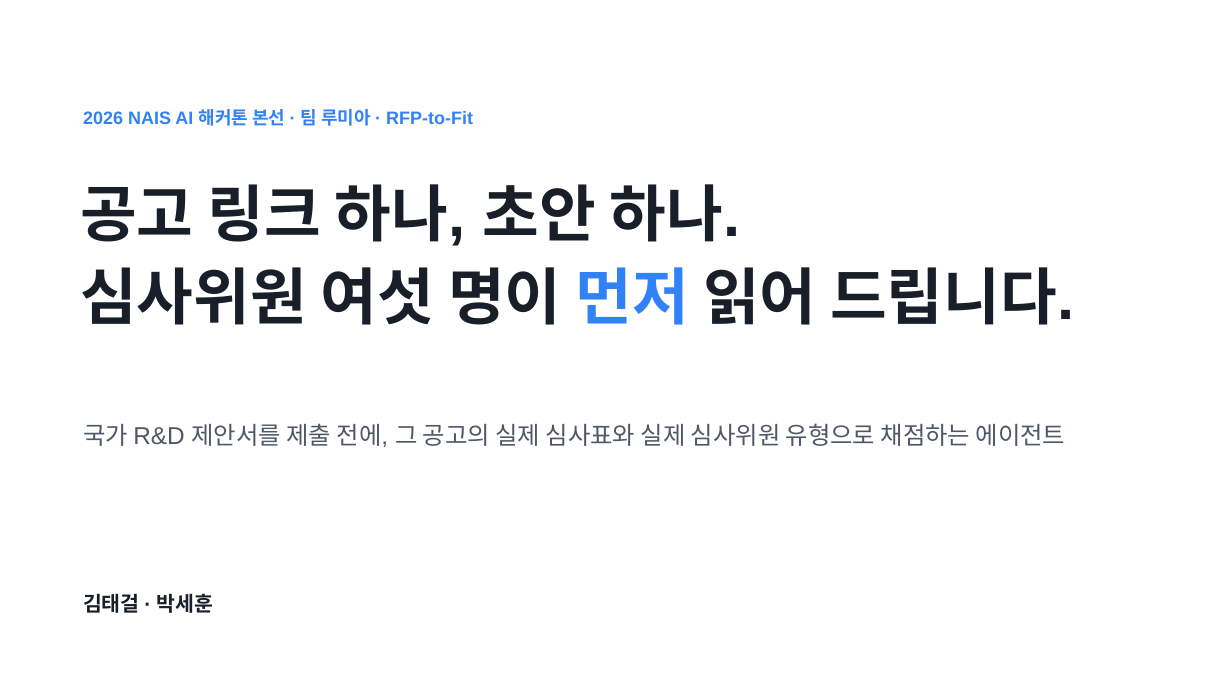
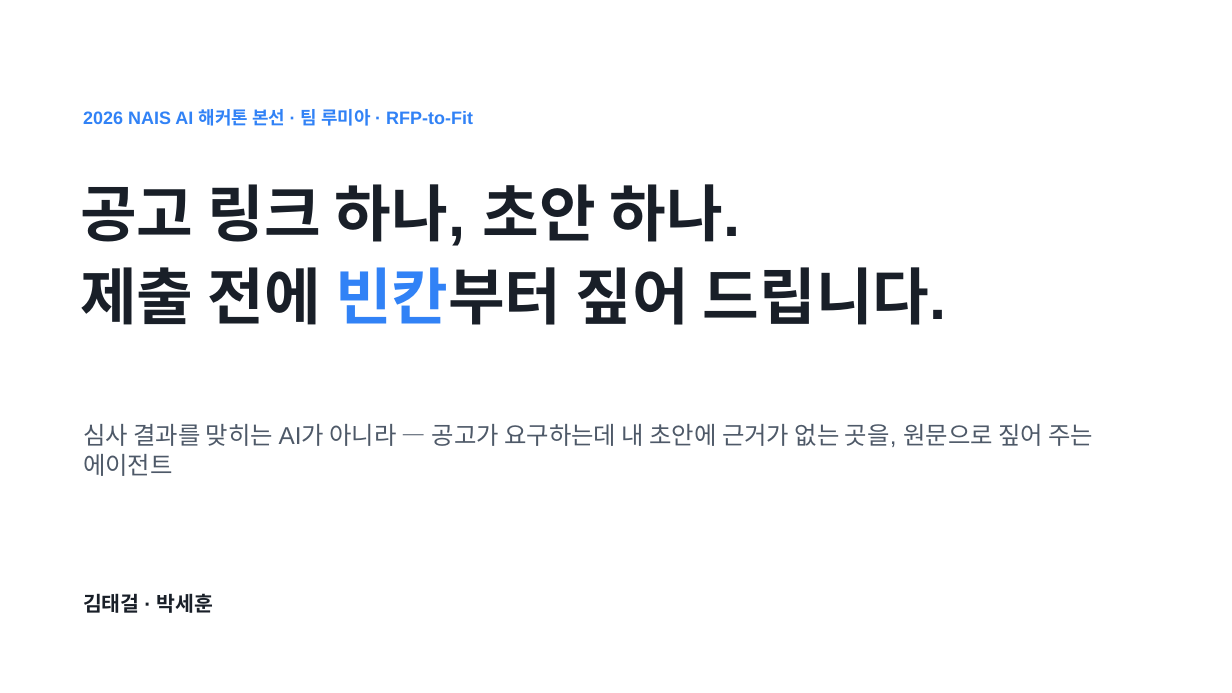
Before and after one commit to Ryugi62/rfp-to-fit, a slide deck: slide 1 of deliver/deck/RFP-to-Fit_루미아.pptx. Drawn at 1232x693 pixels with LibreOffice and Linux fonts; fonts in the diff are those of the drawing. Boxes give left, top, right and bottom in pixels: in the first picture for what was removed or moved away, otherwise in the second. Text is boxed around its words. In the diff, an @@ line names an element or a change of style, - is before the commit and + after.

```diff
--- a/deliver/deck/RFP-to-Fit_루미아.pptx
+++ b/deliver/deck/RFP-to-Fit_루미아.pptx
@@ text at (x1=80, y1=267, x2=947, y2=325): text changed @@
-심사위원 여섯 명이 먼저 읽어 드립니다.
+제출 전에 빈칸부터 짚어 드립니다.
@@ text at (x1=83, y1=424, x2=1094, y2=476): text changed @@
-국가 R&D 제안서를 제출 전에, 그 공고의 실제 심사표와 실제 심사위원 유형으로 채점하는 에이전트
+심사 결과를 맞히는 AI가 아니라 — 공고가 요구하는데 내 초안에 근거가 없는 곳을, 원문으로 짚어 주는 에이전트
```
Also in this commit, not shown: 8 other slides changed, 1 slide added, 15 other files.
